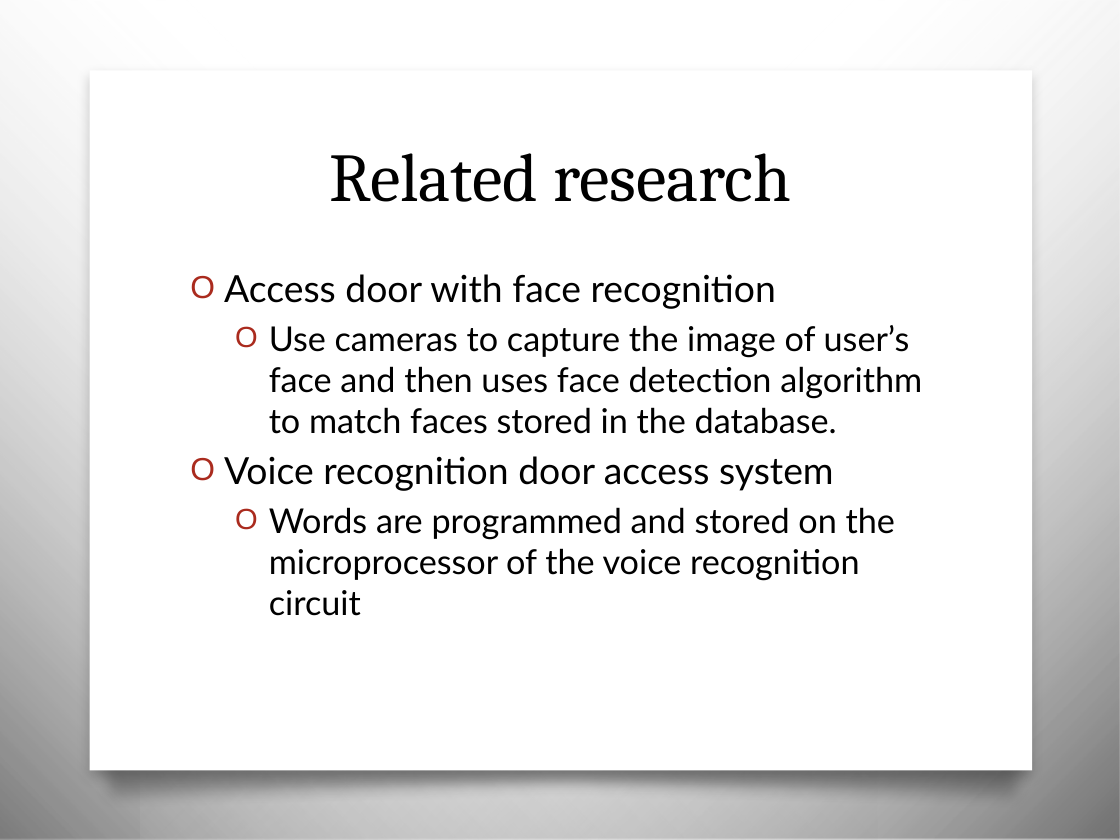
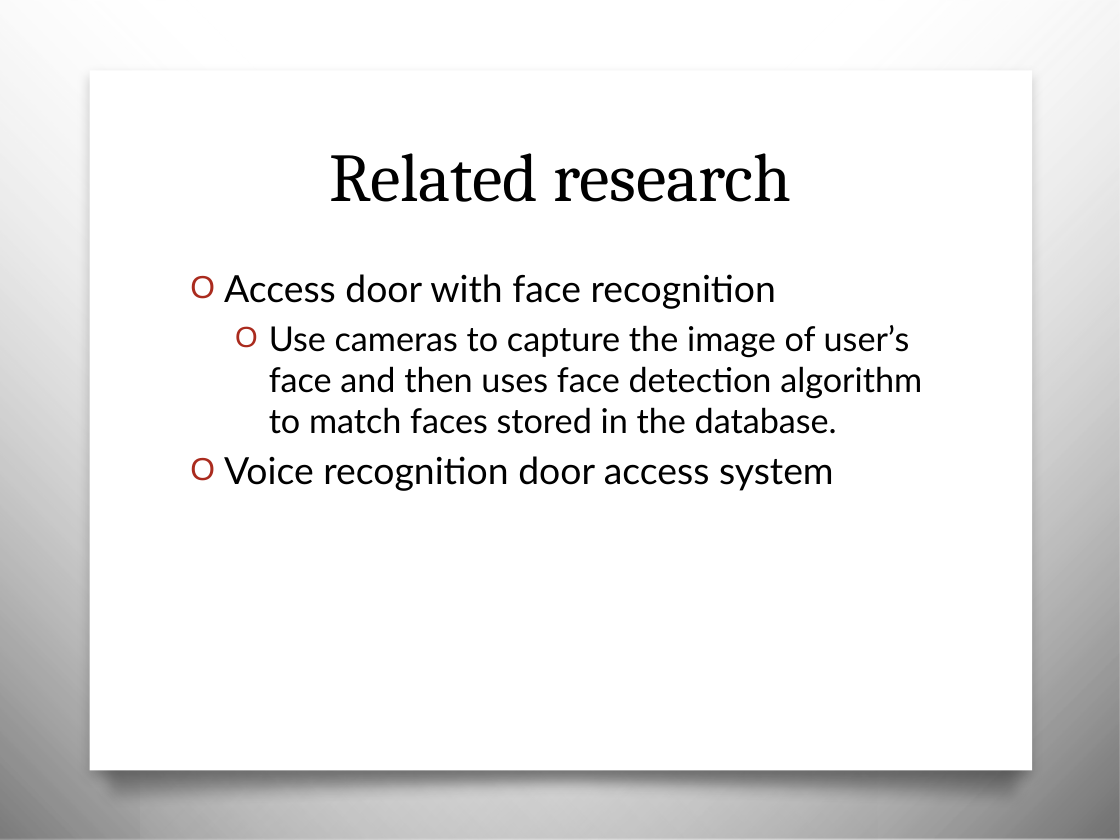
Before and after one commit to foretell412/term2012, a slide deck: slide 9 of Presentation1.pptx (slide 10 before the commit). Drawn at 1120x840 pixels with LibreOffice and Linux fonts; fonts in the diff are those of the drawing; background and template pictures are left out. Boxes give left, top, right and bottom in pixels: in the first picture for what was removed or moved away, otherwise in the second. Text is boxed around its words. In the diff, an @@ line names an element or a change of style, - is before the commit and + after.

```diff
--- a/Presentation1.pptx
+++ b/Presentation1.pptx
@@ text at box(269, 507, 895, 616): paragraph removed @@
-  O Words are programmed and stored on the microprocessor of the voice recognition circuit
```
Also in this commit, not shown: 5 other slides changed, 1 slide added.
